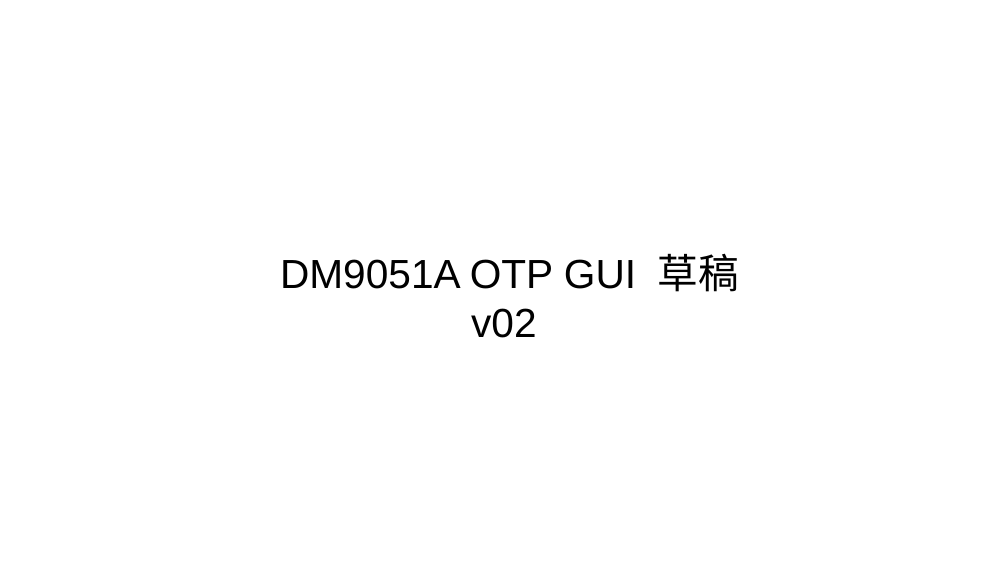
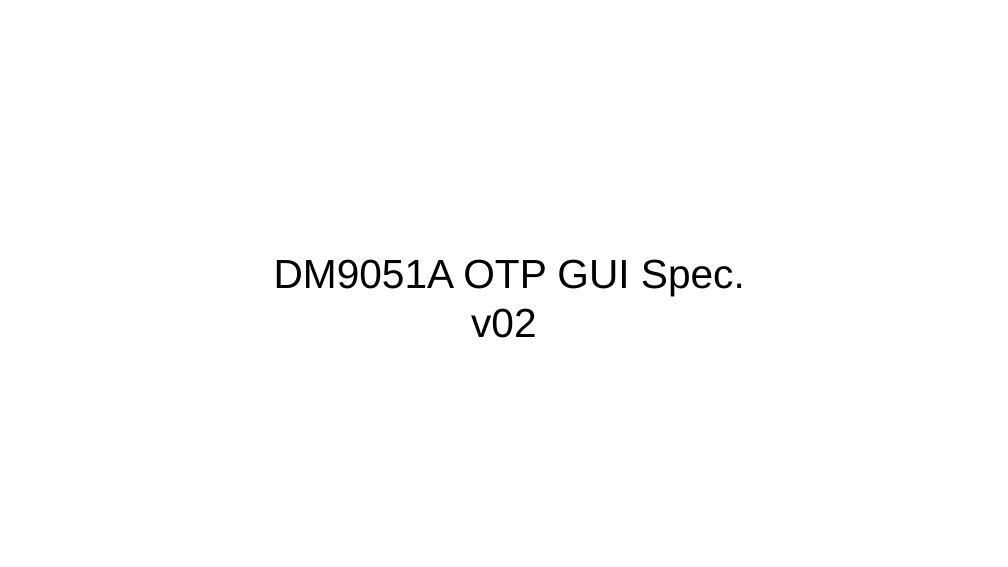
Before and after one commit to tomjpsun/obsidianVaults, a slide deck: slide 1 of DM9051A OTP 燒錄專案/8051A OTP GUI.odp. Drawn at 1008x567 pixels with LibreOffice and Linux fonts; fonts in the diff are those of the drawing. Boxes give left, top, right and bottom in pixels: in the first picture for what was removed or moved away, otherwise in the second. Text is boxed around its words. In the diff, an @@ line names an element or a change of style, - is before the commit and + after.

Commit message:
vault backup: 2023-12-15 08:21:37
Affected files:
DM9051A OTP 燒錄專案/.~lock.8051A OTP GUI.odp#
DM9051A OTP 燒錄專案/8051A OTP GUI Spec.odp
DM9051A OTP 燒錄專案/8051A OTP GUI.odp

```diff
--- a/DM9051A OTP 燒錄專案/8051A OTP GUI.odp
+++ b/DM9051A OTP 燒錄專案/8051A OTP GUI.odp
@@ subtitle at [274, 259, 745, 296]: text changed @@
-DM9051A OTP GUI 草稿
+DM9051A OTP GUI Spec.
```
Also in this commit, not shown: 2 other files.
